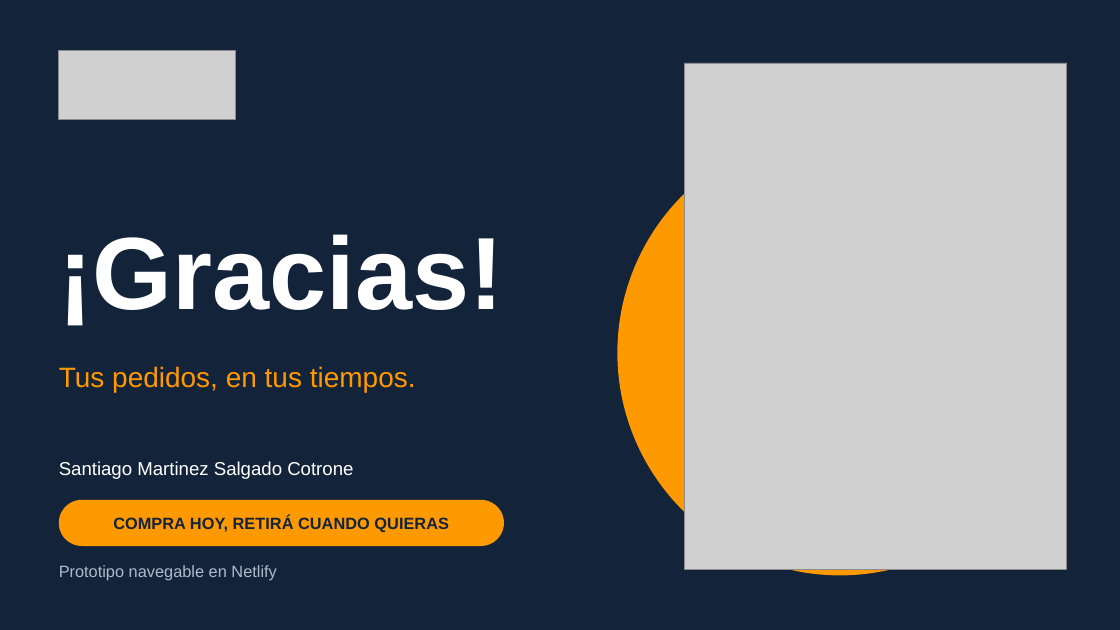
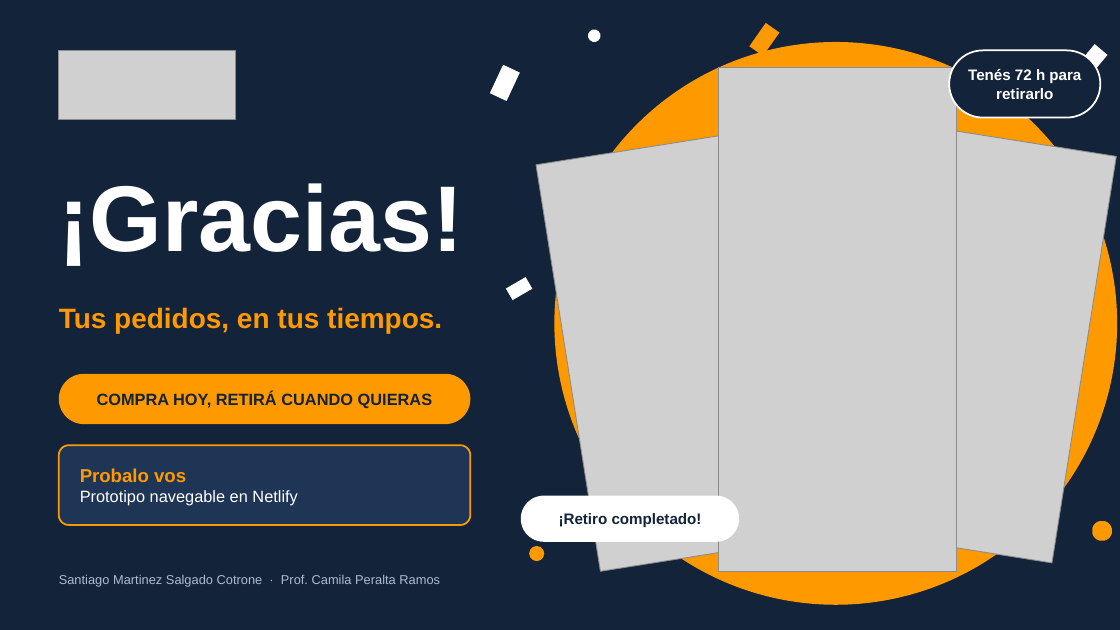
Before and after one commit to ramasalgado/Amazon-Proyecto, a slide deck: slide 15 of presentacion/Amazon-Hub-Locker-presentacion.pptx. Drawn at 1120x630 pixels with LibreOffice and Linux fonts; fonts in the diff are those of the drawing; grey boxes stand for pictures. Boxes give left, top, right and bottom in pixels: in the first picture for what was removed or moved away, otherwise in the second. Text is boxed around its words. In the diff, an @@ line names an element or a change of style, - is before the commit and + after.

```diff
--- a/presentacion/Amazon-Hub-Locker-presentacion.pptx
+++ b/presentacion/Amazon-Hub-Locker-presentacion.pptx
@@ ellipse added at <box>586,27,603,45</box>, fill #FFFFFF @@
@@ rectangle added at <box>750,23,780,56</box>, fill #FF9900 @@
@@ ellipse: place and size @@
-ellipse at <box>618,130,1063,576</box>
+ellipse at <box>555,42,1117,605</box>
@@ rounded rectangle added at <box>949,50,1101,118</box>, fill #13233A, outline #FFFFFF 1.5 pt @@
@@ rectangle added at <box>1077,44,1108,77</box>, fill #FFFFFF @@
@@ rectangle added at <box>490,65,520,101</box>, fill #FFFFFF @@
@@ picture: place and size @@
-picture at <box>685,63,1067,570</box>
+picture at <box>718,67,957,571</box>
@@ text added at <box>968,69,1081,99</box>, 13 pt, text #FFFFFF, bold @@
+Tenés 72 h para retirarlo
@@ text "¡Gracias!": place and size @@
-text "¡Gracias!" at <box>59,234,504,326</box>
+text "¡Gracias!" at <box>59,183,463,266</box>
@@ text "¡Gracias!" at <box>59,183,463,266</box>: size 88 to 80 pt @@
@@ picture added at <box>536,134,793,571</box> @@
@@ picture added at <box>860,126,1117,563</box> @@
@@ text "Tus pedidos, en tus tiempos.": place and size @@
-text "Tus pedidos, en tus tiempos." at <box>59,366,416,392</box>
+text "Tus pedidos, en tus tiempos." at <box>59,307,442,333</box>
@@ text "Tus pedidos, en tus tiempos." at <box>59,307,442,333</box>: bold on @@
@@ rectangle added at <box>506,277,532,300</box>, fill #FFFFFF @@
@@ ellipse added at <box>1052,326,1071,344</box>, fill #FFFFFF @@
@@ text "COMPRA HOY, RETIRÁ CUANDO QUIERAS": place and size @@
-text "COMPRA HOY, RETIRÁ CUANDO QUIERAS" at <box>113,516,448,533</box>
+text "COMPRA HOY, RETIRÁ CUANDO QUIERAS" at <box>97,392,432,409</box>
@@ rounded rectangle: place and size @@
-rounded rectangle at <box>59,500,504,546</box>
+rounded rectangle at <box>59,374,471,424</box>
@@ rounded rectangle added at <box>59,445,471,525</box>, fill #1E3556, outline #FF9900 1.5 pt @@
@@ text "Probalo vos": place and size @@
-text "Probalo vos" at <box>59,565,276,581</box>
+text "Probalo vos" at <box>80,468,297,506</box>
@@ text at <box>80,468,186,482</box>: paragraph added @@
+Probalo vos
@@ text at <box>80,490,297,506</box>: text colour #AEBBCF to #FFFFFF in "Prototipo navegable en Netlify" @@
@@ rounded rectangle added at <box>521,496,739,542</box>, fill #FFFFFF @@
@@ text added at <box>559,513,702,527</box>, 13 pt, text #13233A, bold @@
+¡Retiro completado!
@@ ellipse added at <box>1090,519,1115,543</box>, fill #FF9900 @@
@@ ellipse added at <box>527,543,547,564</box>, fill #FF9900 @@
@@ text at <box>59,574,440,587</box>: text changed; size 16 to 11 pt; text colour #FFFFFF to #AEBBCF @@
-Santiago Martinez Salgado Cotrone
+Santiago Martinez Salgado Cotrone · Prof. Camila Peralta Ramos
```
Also in this commit, not shown: 1 other file.
